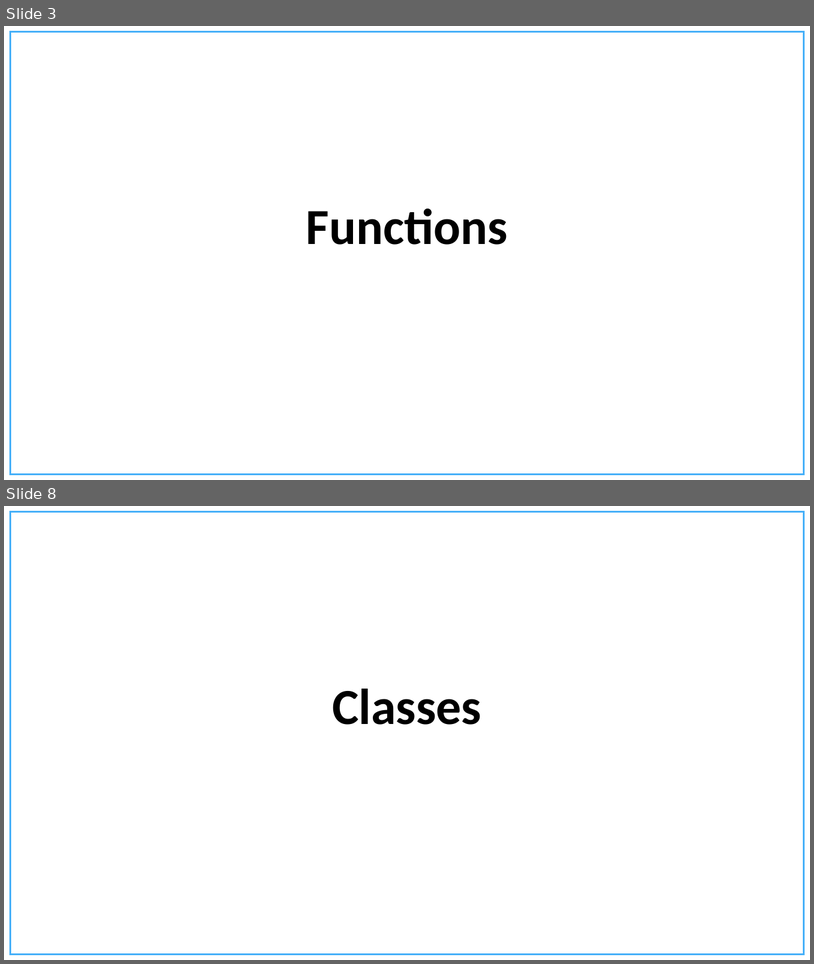
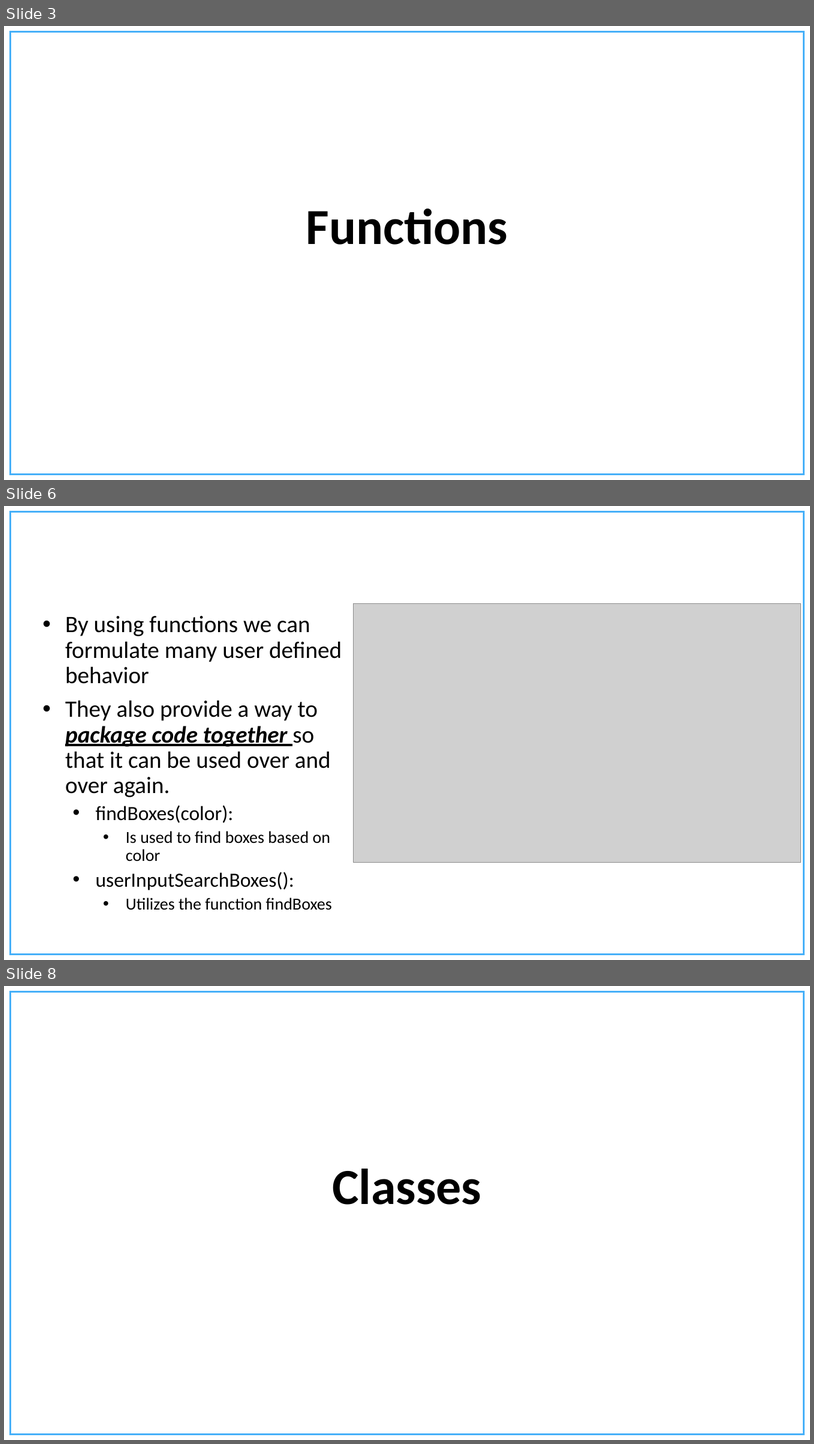
Before and after one commit to chandanNapster/PythonDevWork, a slide deck: Course Material/Presentations/Functions and Classes.pptx. Shown one above the other, each under a label of ours: slides 3 and 8 before the commit, slides 3, 6 and 8 after it; the slides between them are not shown. The pictures are 814x964 and 814x1444 pixels, drawn with LibreOffice and Linux fonts; fonts in the diff are those of the drawing; grey boxes stand for pictures; background and template pictures are left out. Boxes give left, top, right and bottom in pixels: in the first picture for what was removed or moved away, otherwise in the second. Text is boxed around its words. In the diff, an @@ line names an element or a change of style, - is before the commit and + after.

```diff
--- a/Course Material/Presentations/Functions and Classes.pptx
+++ b/Course Material/Presentations/Functions and Classes.pptx
@@ slide 6 added at bbox=[4, 506, 810, 960], background #FFFFFF; not listed: 1 template element that a slide beside it also shows @@
@@ picture added at bbox=[354, 603, 801, 862] @@
@@ text added at bbox=[65, 616, 342, 910], 28 pt, text #000000 @@
+• By using functions we can formulate many user defined behavior
+• They also provide a way to package code together so that it can be used over and over again.
+  • findBoxes(color):
+    • Is used to find boxes based on color
+  • userInputSearchBoxes():
+    • Utilizes the function findBoxes
```
Also in this commit, not shown: 8 other slides added, 10 slides removed, 15 other files.
